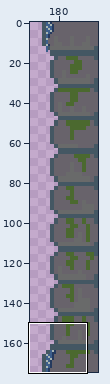
Edited in one commit: pixel-art file (Assets/Foregrounds/Aquarius-Pisces Foreground/Foreground rhs.ase). The first picture is a wide view before the edit; the outline marks the close-up.
Close-up. First the earlier version:
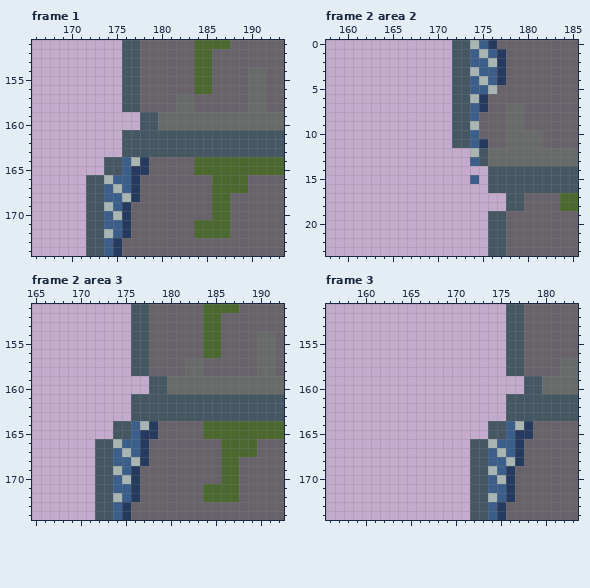
200x175 pixels, 5 frames. Shown: frame 1: x 166..193, y 151..174; frame 2 area 2: x 158..185, y 0..23; frame 2 area 3: x 165..192, y 151..174; frame 3: x 156..183, y 151..174. The wide view leaves out empty margins. The commit also changed other frames or places, which this record leaves out.
The result:
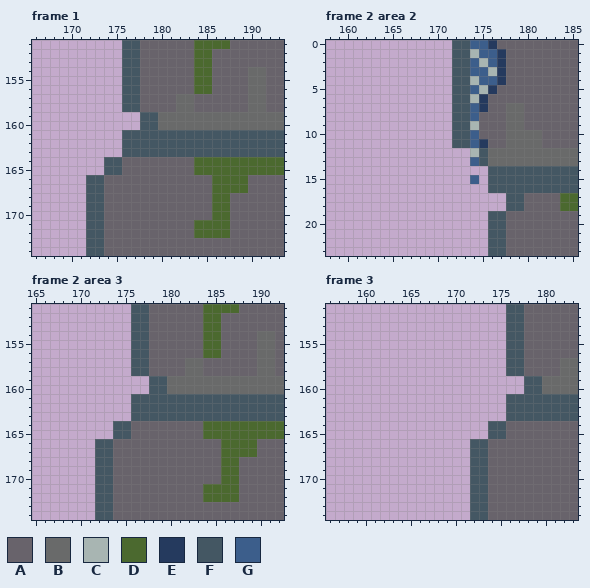
Palette (. is transparent): A #68636b  B #696a6a  C #a8b5b2  D #4b692f  E #253a5e  F #445763  G #3c5e8b
Commit message: Some paltforms and some split up foregrounds
Diff:
Frame 1, layer "Drip actual":
y 164: x 176..178 GCE -> AAA
y 165: x 176..178 GEE -> AAA
y 166: x 174..177 CGGE -> AAAA
y 167: x 174..177 GCGE -> AAAA
y 168: x 174..177 GGCE -> AAAA
y 169: x 174..176 CGE -> AAA
y 170: x 174..176 GCE -> AAA
y 171: x 174..176 GGE -> AAA
y 172: x 174..176 CGE -> AAA
y 173..174: x 174..175 GE -> AA
Frame 2 area 2, layer "Drip actual":
y 0: x 174 C -> G
y 1: x 174..175 GC -> CG
y 2: x 175..176 GC -> CG
y 3: x 174 C -> G; x 176 G -> C
y 4: x 174..175 GC -> CG
y 5: x 175..176 GC -> CE
Frame 2 area 3, layer "Drip actual": the same change as frame 1
Frame 3, layer "Drip actual": the same change as frame 1
Changed places in both close-ups, as pixel boxes (x1, y1, x2, y2):
changed: (104, 157, 149, 256)
changed: (470, 40, 497, 94)
changed: (113, 421, 158, 520)
changed: (488, 421, 533, 520)
